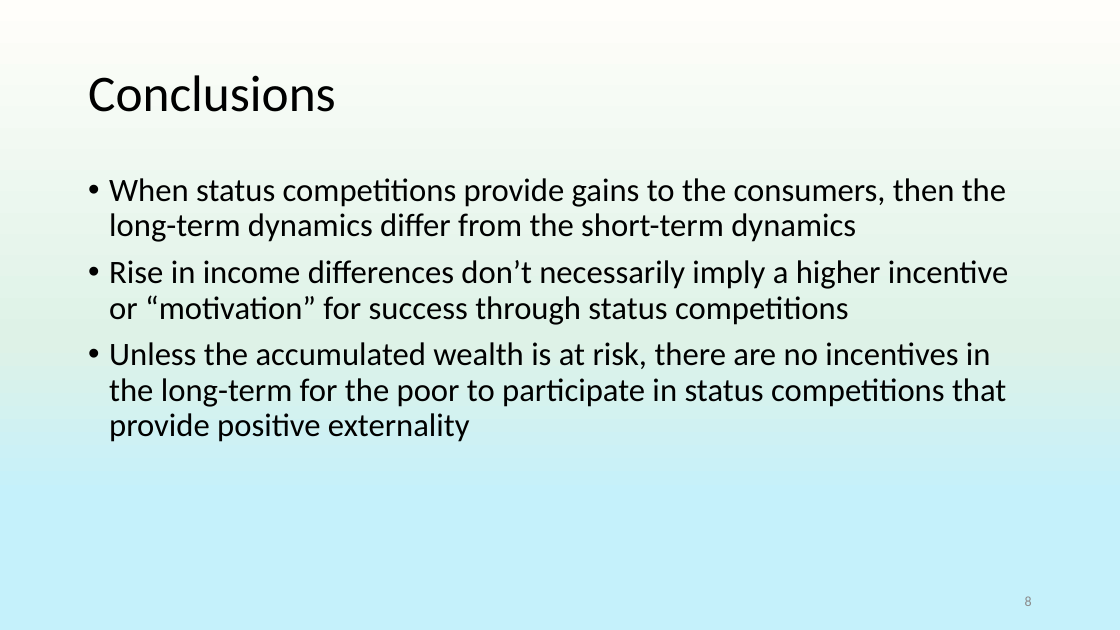
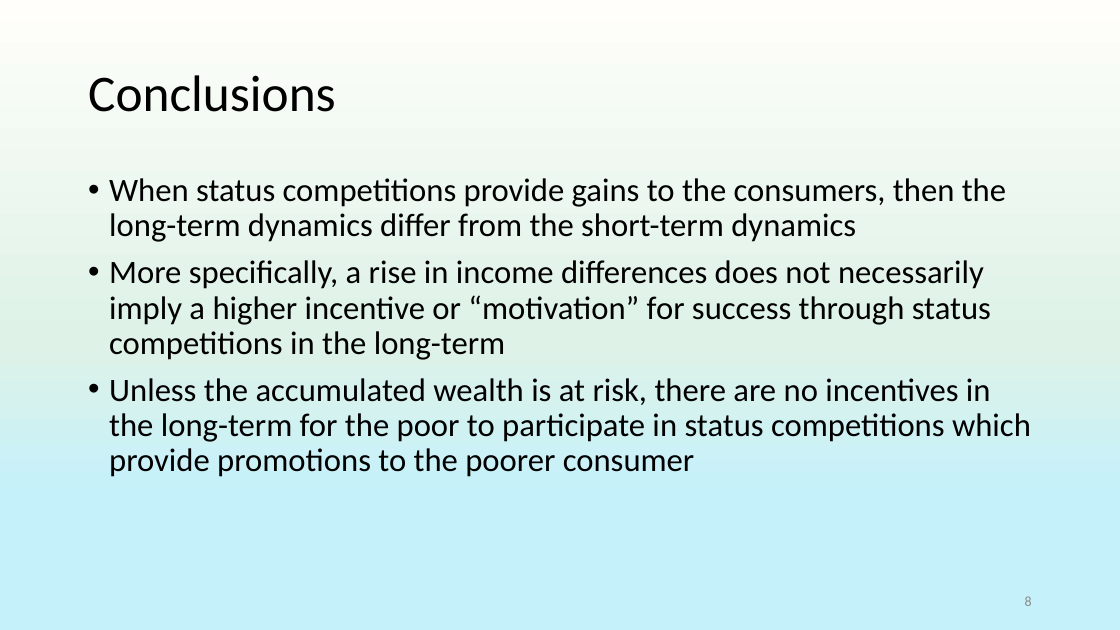
Before and after one commit to anuragr81/research, a slide deck: slide 8 of consumption/presentationJun2022.pptx. Drawn at 1120x630 pixels with LibreOffice and Linux fonts; fonts in the diff are those of the drawing; background and template pictures are left out. Boxes give left, top, right and bottom in pixels: in the first picture for what was removed or moved away, otherwise in the second. Text is boxed around its words. In the diff, an @@ line names an element or a change of style, - is before the commit and + after.

```diff
--- a/consumption/presentationJun2022.pptx
+++ b/consumption/presentationJun2022.pptx
@@ text at box(109, 260, 1031, 477): text changed @@
-• Rise in income differences don’t necessarily imply a higher incentive or “motivation” for success through status competitions
-• Unless the accumulated wealth is at risk, there are no incentives in the long-term for the poor to participate in status competitions that provide positive externality
+• More specifically, a rise in income differences does not necessarily imply a higher incentive or “motivation” for success through status competitions in the long-term
+• Unless the accumulated wealth is at risk, there are no incentives in the long-term for the poor to participate in status competitions which provide promotions to the poorer consumer
```
Also in this commit, not shown: 5 other slides changed.
